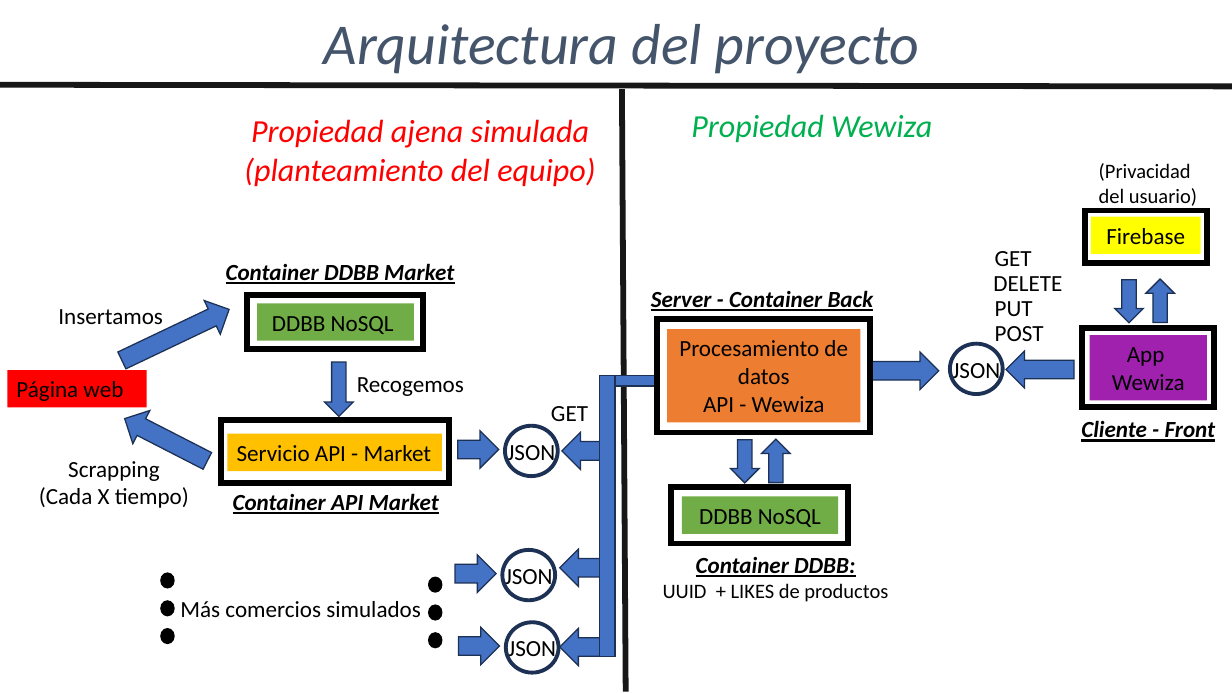
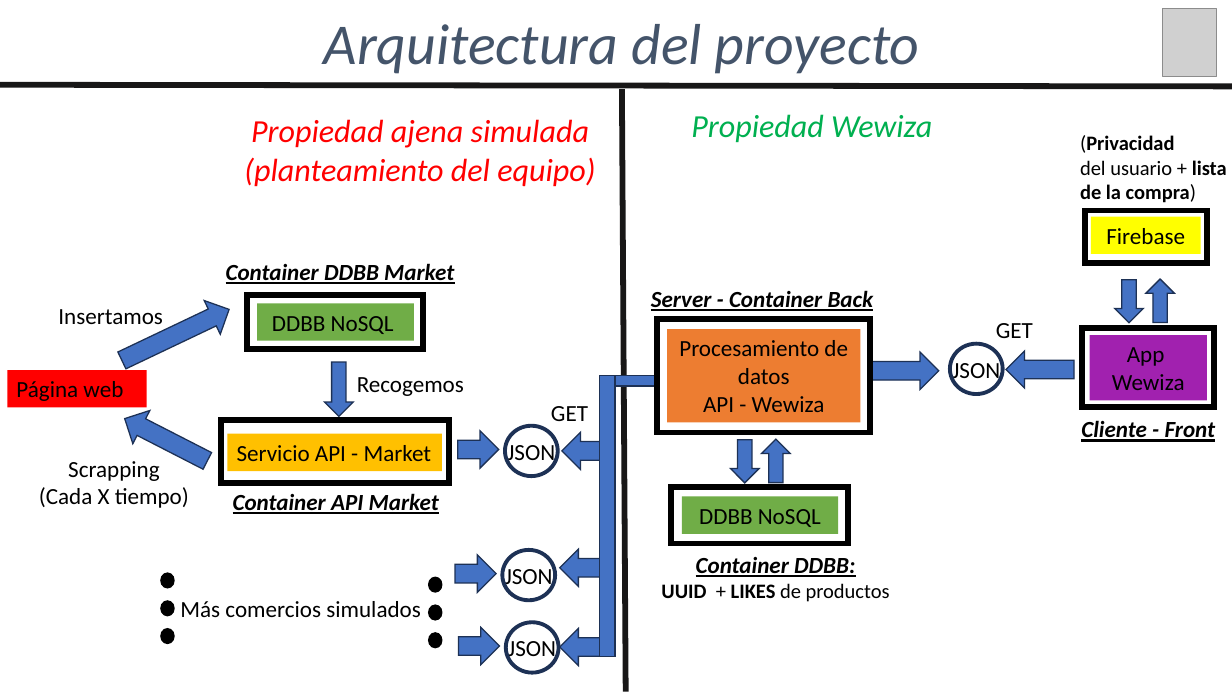
Before and after one commit to agchivite/Wewiza, a slide deck: slide 9 of 02_Documentacion/Presentacion_Wewiza.pptx. Drawn at 1232x693 pixels with LibreOffice and Linux fonts; fonts in the diff are those of the drawing; grey boxes stand for pictures. Boxes give left, top, right and bottom in pixels: in the first picture for what was removed or moved away, otherwise in the second. Text is boxed around its words. In the diff, an @@ line names an element or a change of style, - is before the commit and + after.

```diff
--- a/02_Documentacion/Presentacion_Wewiza.pptx
+++ b/02_Documentacion/Presentacion_Wewiza.pptx
@@ picture added at [1163,8,1216,76] @@
@@ text "(Privacidad": place and size @@
-text "(Privacidad" at [1099,163,1197,209]
+text "(Privacidad" at [1080,135,1227,203]
@@ text at [1080,135,1175,153]: bold on in "(Privacidad" @@
@@ text at [1080,160,1227,203]: text changed; bold on @@
-del usuario)
+del usuario + lista de la compra)
@@ text removed at [993,276,1062,291] @@
-DELETE
@@ text "GET": place and size @@
-text "GET" at [995,251,1032,266]
+text "GET" at [996,323,1033,338]
@@ text removed at [995,326,1044,341] @@
-POST
@@ text removed at [995,301,1033,316] @@
-PUT
@@ text at [661,583,890,602]: bold on in "UUID LIKES" @@
```
Also in this commit, not shown: 7 other slides changed, 8 slides added, 2 slides removed.
